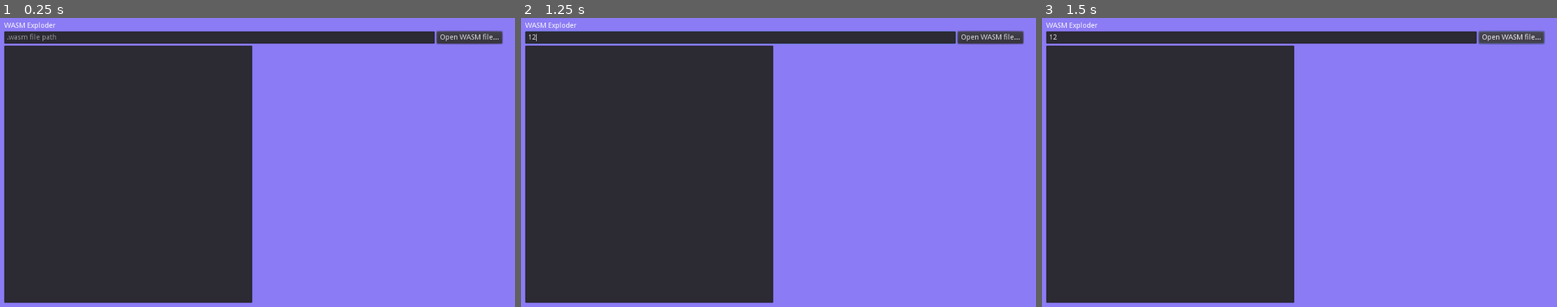
Above: before the commit, frames 1-3 (left to right).
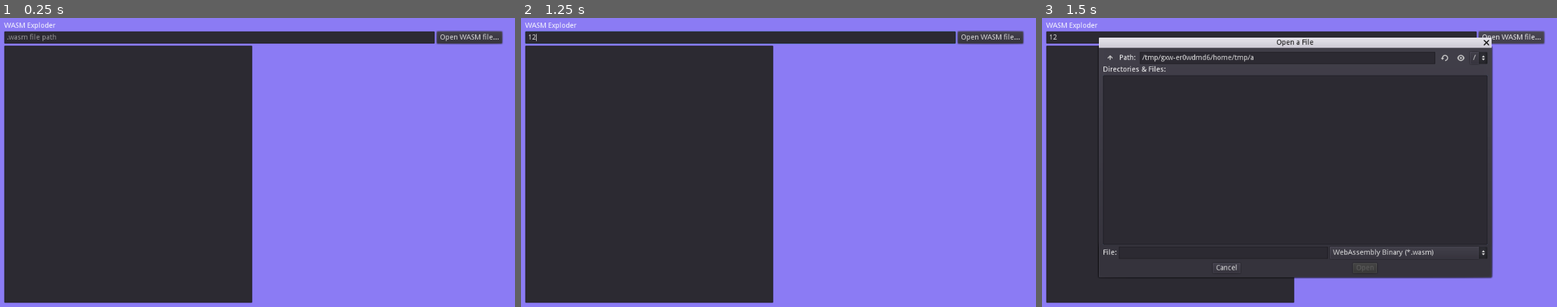
Above: after the commit, the same moments.

Repository: follower/wasm-exploder
Game: Godot game, scene res://Main.tscn
Two runs of this game, one before a commit and one after it. Both use one fixed random seed, a clock stepped at 60 frames per second and the inputs below.
Inputs (mouse positions are in pixels of both pictures, inside the frame that each line leads up to):
- Up to frame 1 (0.25 s): no input
- Up to frame 2 (1.25 s): click (742, 38) at 0.52 s; type "12" at 0.6 s
- Up to frame 3 (1.5 s): click "Open WASM file..." at 1.25 s

Frames 1-2 are identical in both runs. In frame 3, 34% of the frame differs, in the area x 10-98%, y 4-91%.

Commit message:
Enable WASM file to be selected via dialog box.

Diff:
--- a/src/Main.gd
+++ b/src/Main.gd
@@ -1,5 +1,15 @@
 extends Control
+
+onready var INPUT_WASM_FILE_PATH: LineEdit = self.find_node("WasmFilePath", true, false)
 
 func _ready():
 
     $"ColorRectBackground".color = $"ColorRectBackground".color.lightened(0.25)
+
+
+func _on_ButtonSelectWasmFile_pressed() -> void:
+    $"DialogSelectWasmFile".popup_centered_ratio()
+
+
+func _on_DialogSelectWasmFile_file_selected(path: String) -> void:
+    INPUT_WASM_FILE_PATH.text = path
--- a/src/Main.tscn
+++ b/src/Main.tscn
@@ -64,3 +64,24 @@
 margin_right = 974.0
 margin_bottom = 504.0
 size_flags_horizontal = 3
+
+[node name="DialogSelectWasmFile" type="FileDialog" parent="."]
+anchor_left = 0.5
+anchor_top = 0.5
+anchor_right = 0.5
+anchor_bottom = 0.5
+margin_left = -300.0
+margin_top = -200.0
+margin_right = 300.0
+margin_bottom = 200.0
+popup_exclusive = true
+window_title = "Select WASM File..."
+resizable = true
+dialog_hide_on_ok = true
+mode = 0
+access = 2
+filters = PoolStringArray( "*.wasm;WebAssembly Binary" )
+current_dir = ""
+current_path = ""
+[connection signal="pressed" from="VBoxContainer/FileSelectionUI/ButtonSelectWasmFile" to="." method="_on_ButtonSelectWasmFile_pressed"]
+[connection signal="file_selected" from="DialogSelectWasmFile" to="." method="_on_DialogSelectWasmFile_file_selected"]
